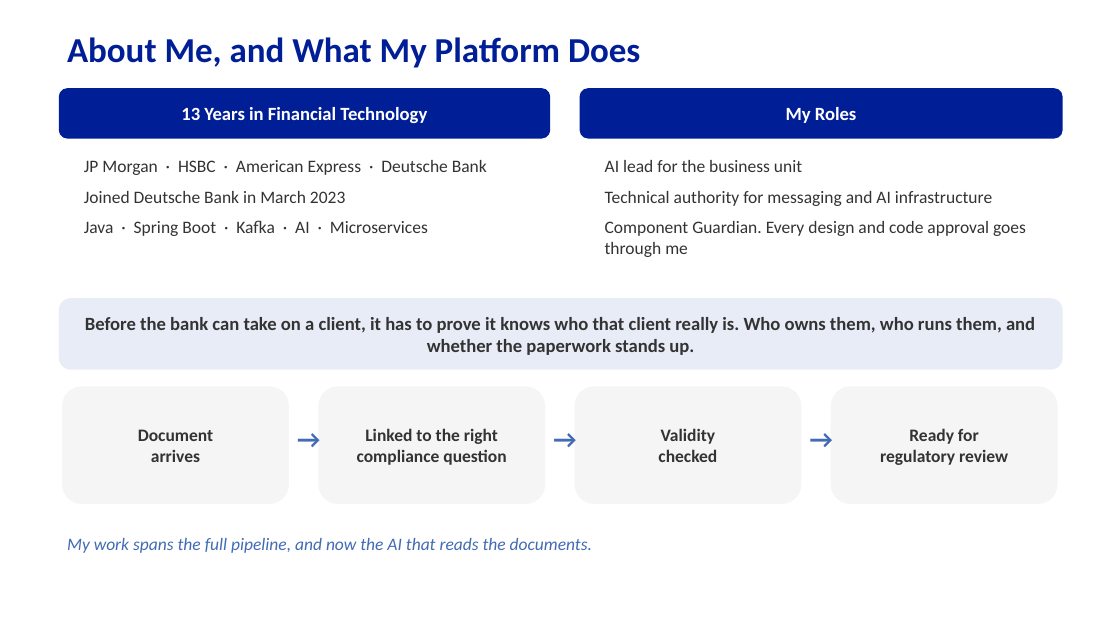
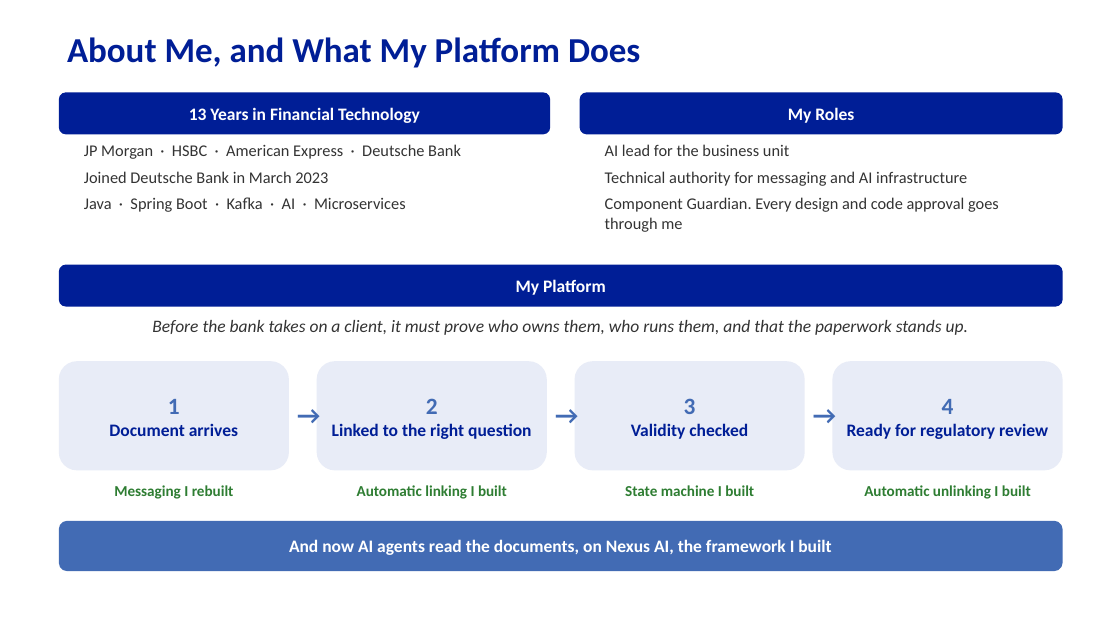
Before and after one commit to Eainde/promo, a slide deck: slide 2 of second_round/promotion_presentation_second_round.pptx. Drawn at 1120x630 pixels with LibreOffice and Linux fonts; fonts in the diff are those of the drawing. Boxes give left, top, right and bottom in pixels: in the first picture for what was removed or moved away, otherwise in the second. Text is boxed around its words. In the diff, an @@ line names an element or a change of style, - is before the commit and + after.

```diff
--- a/second_round/promotion_presentation_second_round.pptx
+++ b/second_round/promotion_presentation_second_round.pptx
@@ rounded rectangle "13 Years in Financial Technology": place and size @@
-rounded rectangle "13 Years in Financial Technology" at (59,88,550,139)
+rounded rectangle "13 Years in Financial Technology" at (59,92,550,134)
@@ rounded rectangle "13 Years in Financial Technology" at (59,92,550,134): size 16 to 15 pt @@
@@ rounded rectangle "My Roles" at (580,92,1063,134): size 16 to 15 pt @@
@@ rounded rectangle "My Roles": place and size @@
-rounded rectangle "My Roles" at (580,88,1063,139)
+rounded rectangle "My Roles" at (580,92,1063,134)
@@ text "JP Morgan · HSBC · ...": place and size @@
-text "JP Morgan · HSBC · ..." at (84,160,487,236)
+text "JP Morgan · HSBC · ..." at (84,144,461,212)
@@ text "JP Morgan · HSBC · ..." at (84,144,461,212): size 15 to 14 pt; less space between paragraphs @@
@@ text "AI lead for the business ..." at (605,144,999,232): size 15 to 14 pt; less space between paragraphs @@
@@ text "AI lead for the business ...": place and size @@
-text "AI lead for the business ..." at (605,160,1026,257)
+text "AI lead for the business ..." at (605,144,999,232)
@@ rounded rectangle added at (59,265,1063,307), fill #001E96, 15 pt, text #FFFFFF, bold @@
+My Platform
@@ text "Before the bank takes on ...": place and size @@
-text "Before the bank takes on ..." at (59,298,1063,370)
+text "Before the bank takes on ..." at (152,320,968,335)
@@ text "Before the bank takes on ..." at (152,320,968,335): vertical alignment middle to top; fill #E8ECF7 to none @@
@@ text at (152,320,968,335): text changed; size 16 to 15 pt; bold off; italic on @@
-Before the bank can take on a client, it has to prove it knows who that client really is. Who owns them, who runs them, and whether the paperwork stands up.
+Before the bank takes on a client, it must prove who owns them, who runs them, and that the paperwork stands up.
@@ rounded rectangle "1": place and size @@
-rounded rectangle "1" at (62,386,289,504)
+rounded rectangle "1" at (59,361,289,471)
@@ rounded rectangle "2": place and size @@
-rounded rectangle "2" at (318,386,545,504)
+rounded rectangle "2" at (317,361,547,471)
@@ fill #F5F5F5 to #E8ECF7 in 4 elements at (833,361,1063,471), (317,361,547,471), (59,361,289,471), (575,361,805,471) @@
@@ rounded rectangle "3": place and size @@
-rounded rectangle "3" at (575,386,802,504)
+rounded rectangle "3" at (575,361,805,471)
@@ rounded rectangle "4": place and size @@
-rounded rectangle "4" at (831,386,1058,504)
+rounded rectangle "4" at (833,361,1063,471)
@@ text in rounded rectangle at (168,399,180,414): paragraph added @@
+1
@@ text "→" rewrapped from (289,418,318,469) to (289,395,317,437) @@
@@ text "→" rewrapped from (545,418,575,469) to (547,395,575,437) @@
@@ text in rounded rectangle at (684,398,696,414): paragraph added @@
+3
@@ text "→" rewrapped from (802,418,831,469) to (805,395,833,437) @@
@@ text in rounded rectangle at (942,399,954,414): paragraph added @@
+4
@@ text in rounded rectangle at (109,424,238,436): text colour #333333 to #001E96; less space between paragraphs @@
@@ text in rounded rectangle at (332,423,531,439): text changed; text colour #333333 to #001E96 @@
-Linked to the right
-compliance question
+2
+Linked to the right question
@@ text in rounded rectangle at (631,423,748,439): text colour #333333 to #001E96; less space between paragraphs @@
@@ text in rounded rectangle at (847,423,1048,439): text colour #333333 to #001E96; less space between paragraphs @@
@@ text added at (114,485,234,499), 13 pt, text #2E7D32, bold @@
+Messaging I rebuilt
@@ text added at (357,485,507,499), 13 pt, text #2E7D32, bold @@
+Automatic linking I built
@@ text added at (625,485,754,496), 13 pt, text #2E7D32, bold @@
+State machine I built
@@ text added at (864,485,1031,499), 13 pt, text #2E7D32, bold @@
+Automatic unlinking I built
@@ rounded rectangle added at (59,521,1063,571), fill #426BB4, 15 pt, text #FFFFFF, bold @@
+And now AI agents read the documents, on Nexus AI, the framework I built
@@ text removed at (67,538,592,553) @@
-My work spans the full pipeline, and now the AI that reads the documents.
```
Also in this commit, not shown: 2 other files.
